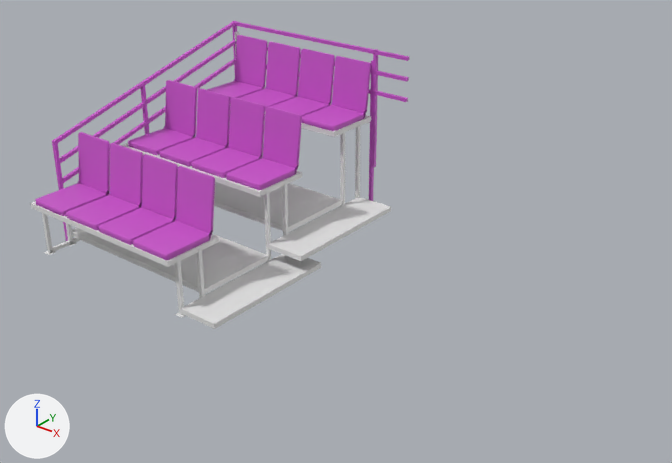
The Blender file Cars simulator/Assets/Models/tribune 3.blend, before and after one commit.
The view is the same before and after, from a camera (50 mm lens) standing at (7.09, -7.52, 5.93) and looking at (0.38, 0.87, 0.73). The lights are fixed; the arrows at lower left show +X, +Y and +Z.

The older version as bpy lines, for what is in view:
```python
me_plane_003 = bpy.data.meshes.new('Plane.003')
me_plane_003.from_pydata(...)  # 3288 vertices, 3330 faces; spans x -0.3..53.3, y -47.0..18.3, z -40.4..0.0
# faces by material slot: [144, 3186]
me_plane_003.materials.append(mat_material)  # white #e7e7e7
me_plane_003.materials.append(mat_material_084)
ob_plane_003 = bpy.data.objects.new('Plane.003', me_plane_003)
ob_plane_003.location = (0.0, 0.0, 0.0)
ob_plane_003.scale = (-0.0624, -0.0624, -0.0624)
```
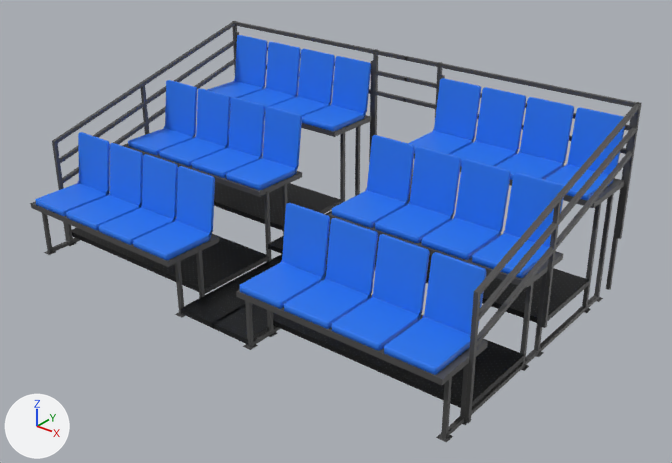
Location of each change, [x1, y1, x2, y2] in pixels of the pictures (672 x 463 px):
'Plane.003', recoloured, modifiers changed (61% wider, 37% taller)
    before: [30, 21, 409, 329]
    after: [30, 21, 642, 442]
part 1 of me_plane_003, recoloured
    before: [234, 79, 366, 118]
    after: [234, 79, 608, 175]
part 2 of me_plane_003, recoloured
    before: [163, 127, 298, 172]
    after: [163, 127, 549, 247]
part 3 of me_plane_003, recoloured
    before: [78, 181, 212, 238]
    after: [78, 181, 470, 335]

The change, as a diff of the scene's bpy script:
```diff
--- a/Cars simulator/Assets/Models/tribune 3.blend.py
+++ b/Cars simulator/Assets/Models/tribune 3.blend.py
@@ img_текстура_для_трибун_png @@
+img_текстура_для_трибун_png = load_image('текстура для трибун.PNG', 'текстура для трибун.PNG', 800, 480, 'sRGB')
@@ mat_material_004 @@
+mat_material_004 = principled_material('Material.004')
+mat_material_004.base_color = (0.0704, 0.0704, 0.0704)  # dark grey #4b4b4b
@@ mat_material_002 @@
+mat_material_002 = principled_material('Material.002')
+mat_material_002.texture = img_текстура_для_трибун_png
@@ mat_material_003 @@
+mat_material_003 = principled_material('Material.003')
+mat_material_003.base_color = (0.019, 0.183, 0.862)  # blue #2677ef
@@ me_plane_003 @@
 me_plane_003.from_pydata(...)  # 3288 vertices, 3330 faces; spans x -0.3..53.3, y -47.0..18.3, z -40.4..0.0
 # used by ob_plane_003; location = (0.0, 0.0, 0.0); scale = (-0.0624, -0.0624, -0.0624)
-me_plane_003.materials.append(mat_material)  # white #e7e7e7
+# me_plane_003 part 1: 1040 of the faces centred in x 9.4..51.1, y -46.2..-32.4, z -37.3..-24.5 switch from mat_material_084 to mat_material_003 (blue #2677ef)
+# me_plane_003 part 2: 1040 of the faces centred in x 9.4..51.1, y -21.9..-8.1, z -31.3..-18.5 switch from mat_material_084 to mat_material_003 (blue #2677ef)
+# me_plane_003 part 3: 1040 of the faces centred in x 9.4..51.1, y 4.2..18.0, z -25.6..-12.8 switch from mat_material_084 to mat_material_003 (blue #2677ef)
+me_plane_003.materials.append(mat_material_002)  # picture img_текстура_для_трибун_png
+me_plane_003.materials.append(mat_material_004)  # dark grey #4b4b4b
@@ ob_plane_003 @@
 ob_plane_003.scale = (-0.0624, -0.0624, -0.0624)
+_m = ob_plane_003.modifiers.new('Mirror', 'MIRROR')
```
